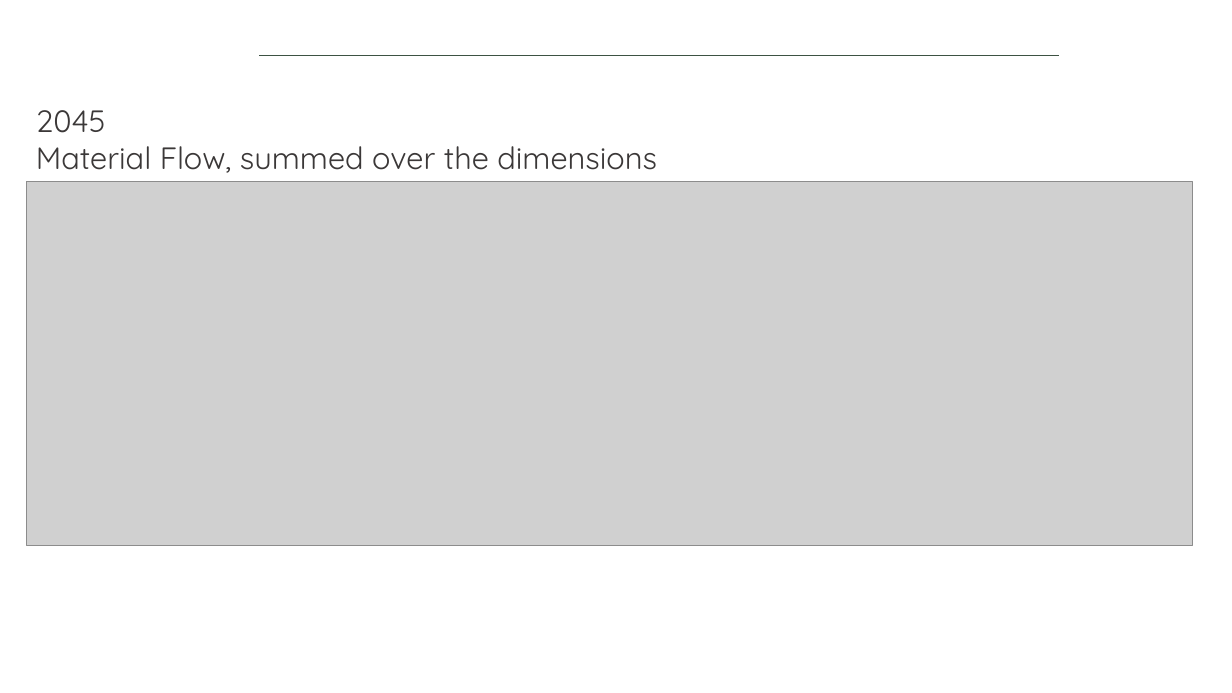
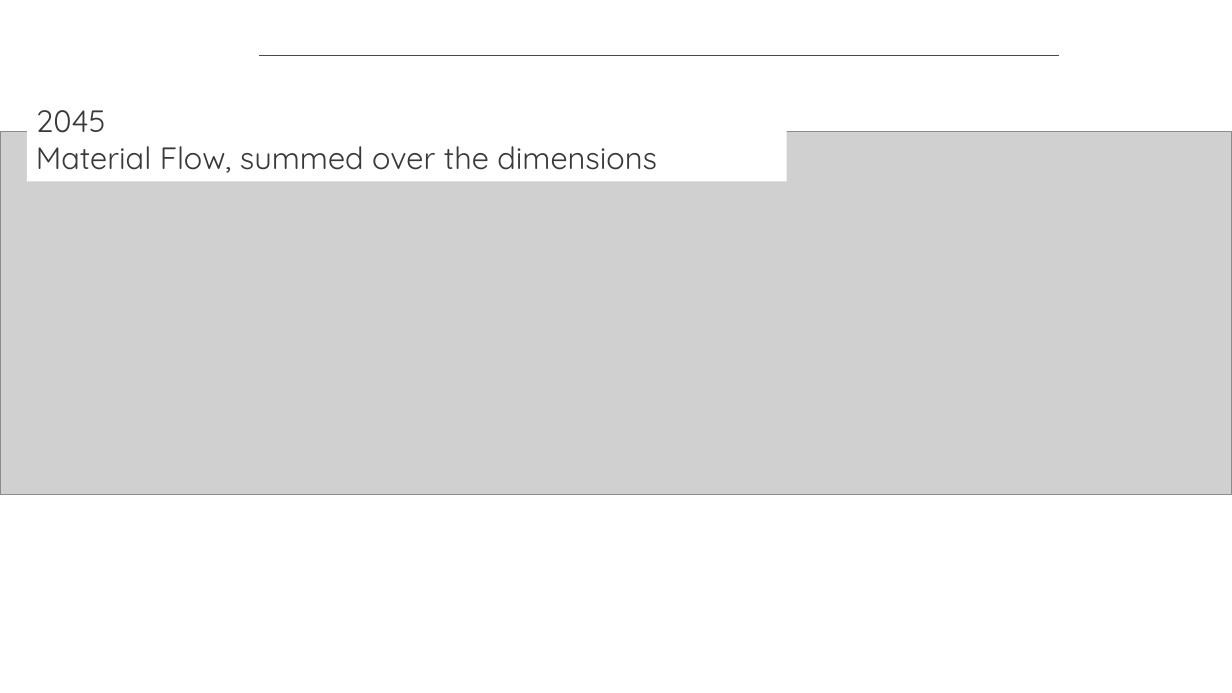
Before and after one commit to isabelapi/PAW_MFA_LCA_2025, a slide deck: slide 15 of presentation/dds_autumn_school_2025_paw_presentation_14-11-2025.pptx (slide 16 before the commit). Drawn at 1232x693 pixels with LibreOffice and Linux fonts; fonts in the diff are those of the drawing; grey boxes stand for pictures; background and template pictures are left out. Boxes give left, top, right and bottom in pixels: in the first picture for what was removed or moved away, otherwise in the second. Text is boxed around its words. In the diff, an @@ line names an element or a change of style, - is before the commit and + after.

Commit message:
Updated MFA picture

```diff
--- a/presentation/dds_autumn_school_2025_paw_presentation_14-11-2025.pptx
+++ b/presentation/dds_autumn_school_2025_paw_presentation_14-11-2025.pptx
@@ rectangle "2045": place and size @@
-rectangle "2045" at bbox=[36, 110, 657, 173]
+rectangle "2045" at bbox=[27, 98, 787, 182]
@@ rectangle "2045" at bbox=[27, 98, 787, 182]: fill none to #FFFFFF @@
@@ picture: place and size @@
-picture at bbox=[27, 181, 1193, 545]
+picture at bbox=[0, 131, 1232, 495]
```
Also in this commit, not shown: 5 other slides changed, 1 slide removed.
